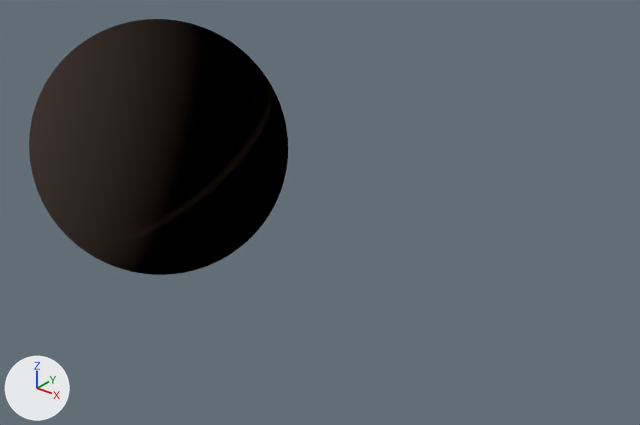
The glTF model assets/sss_fixture.gltf as it was, and as the next commit left it.
The view is the same before and after, from a 50 mm lens placed at (5.07, -4.34, 3.61), pointed at (1.53, 0.09, 0.86). The lights are fixed; the arrows at lower left show +X, +Y and +Z. The older version comes first.

In view in the first picture: 'sss_skin'.
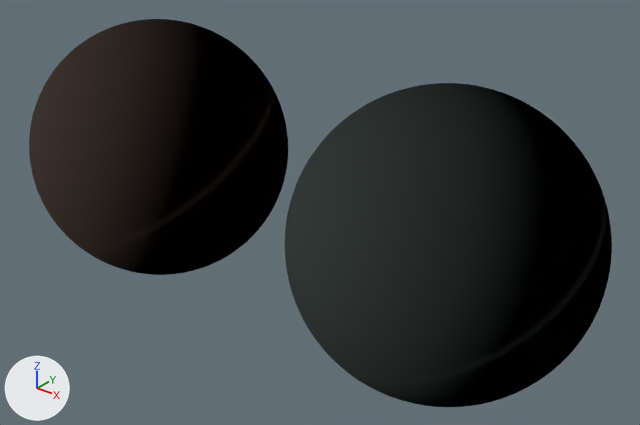
The newer file is also turned or shifted as a whole; pictures and numbers use the older file's frame.

The change, as a list of edits to the scene's bpy script:
```text
Add mat_sss_skin_b:
    mat_sss_skin_b = principled_material('sss_skin_b')
    mat_sss_skin_b.base_color = (0.42, 0.52, 0.48)  # light grey #adbfb8
    mat_sss_skin_b.roughness = 0.6
Add me_sss_skin_b:
    me_sss_skin_b.from_pydata(...)  # 4657 vertices, 9120 faces; spans x -1.0..1.0, y -1.0..1.0, z -1.0..1.0
    me_sss_skin_b.materials.append(mat_sss_skin_b)  # light grey #adbfb8
Add ob_sss_skin_b:
    ob_sss_skin_b = bpy.data.objects.new('sss_skin_b', me_sss_skin_b)
    ob_sss_skin_b.location = (2.6, 0.0, 1.0)
```

Boxes [x1, y1, x2, y2] around the edits, measured in the pictures (640 x 425 px):
'sss_skin_b', added
    after: [285, 83, 612, 407]
